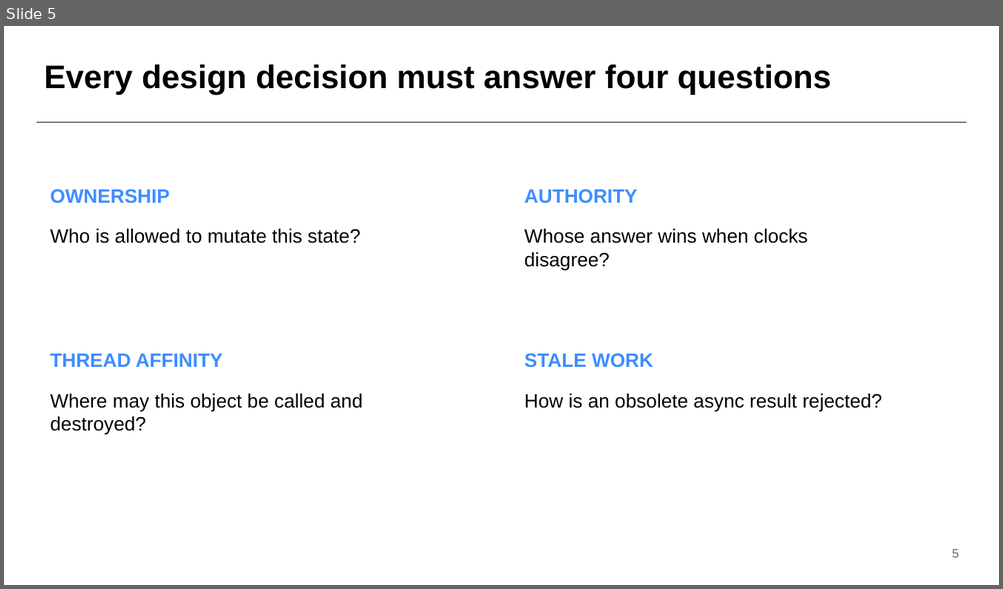
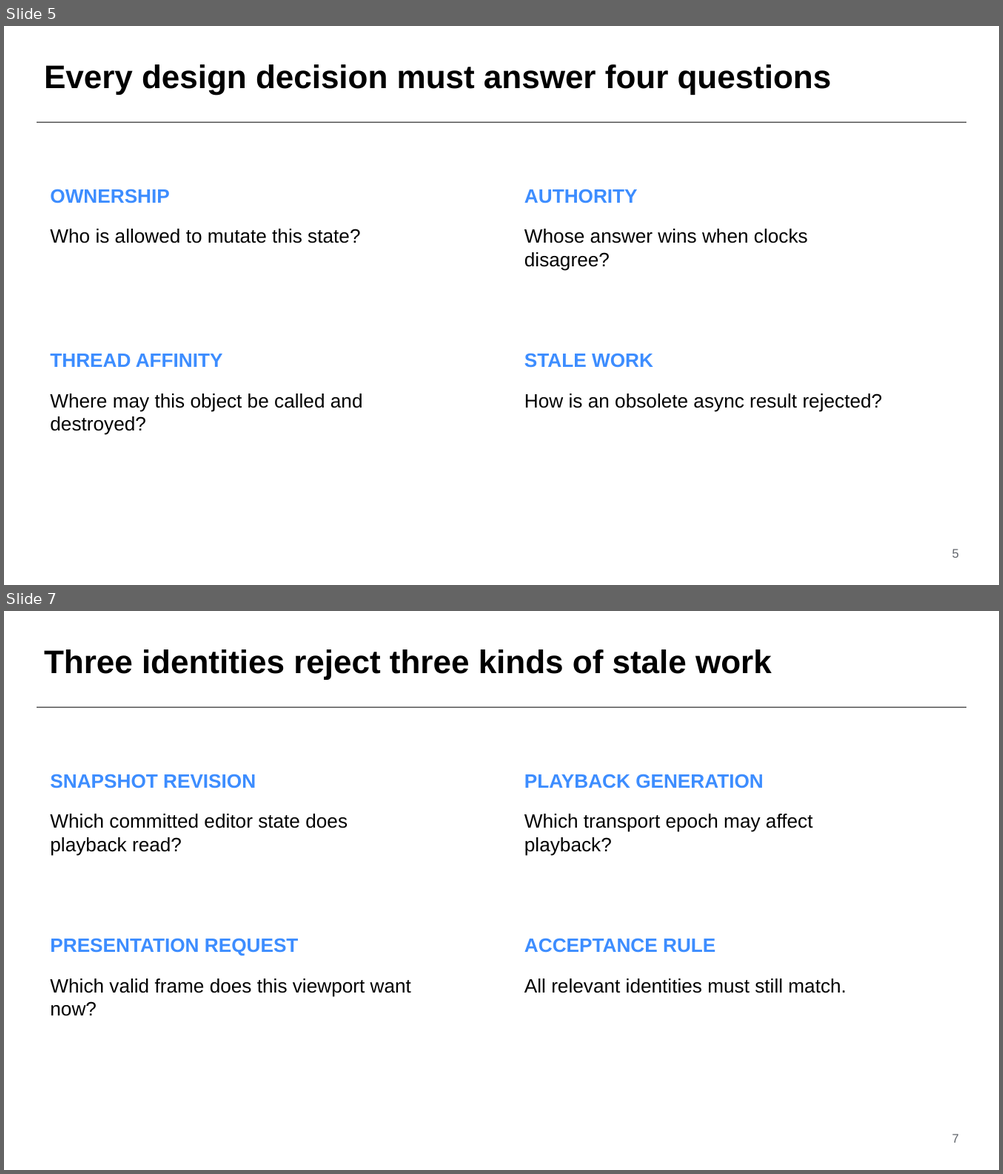
Before and after one commit to alberthsu-cl/qt-Samples, a slide deck: MiniEditorCoexistence/docs/Timeline-Playback-Engine-Learning.pptx. Shown one above the other, each under a label of ours: slide 5 before the commit, slides 5 and 7 after it; the slides between them are not shown. The pictures are 1003x589 and 1003x1174 pixels, drawn with LibreOffice and Linux fonts; fonts in the diff are those of the drawing. Boxes give left, top, right and bottom in pixels: in the first picture for what was removed or moved away, otherwise in the second. Text is boxed around its words. In the diff, an @@ line names an element or a change of style, - is before the commit and + after.

Commit message:
Propose ADR-003 immutable playback snapshots

```diff
--- a/MiniEditorCoexistence/docs/Timeline-Playback-Engine-Learning.pptx
+++ b/MiniEditorCoexistence/docs/Timeline-Playback-Engine-Learning.pptx
@@ slide 7 added at [4, 611, 999, 1170], background #FFFFFF @@
@@ text added at [44, 649, 771, 680], 31.5 pt, text #000000, bold @@
+Three identities reject three kinds of stale work
@@ line added from (37, 707) to (967, 707), #000000 0.75 pt @@
@@ text added at [50, 774, 256, 789], 18.8 pt, text #3D8DFF, bold @@
+SNAPSHOT REVISION
@@ text added at [524, 774, 763, 789], 18.8 pt, text #3D8DFF, bold @@
+PLAYBACK GENERATION
@@ text added at [50, 814, 347, 855], 18.8 pt, text #000000 @@
+Which committed editor state does playback read?
@@ text added at [524, 814, 813, 855], 18.8 pt, text #000000 @@
+Which transport epoch may affect playback?
@@ text added at [50, 938, 299, 956], 18.8 pt, text #3D8DFF, bold @@
+PRESENTATION REQUEST
@@ text added at [524, 938, 715, 953], 18.8 pt, text #3D8DFF, bold @@
+ACCEPTANCE RULE
@@ text added at [50, 979, 411, 1017], 18.8 pt, text #000000 @@
+Which valid frame does this viewport want now?
@@ text added at [524, 979, 846, 994], 18.8 pt, text #000000 @@
+All relevant identities must still match.
@@ text added at [952, 1134, 959, 1143], 12 pt, text #62666D @@
+7
```
Also in this commit, not shown: 3 slides changed, 2 other files.
